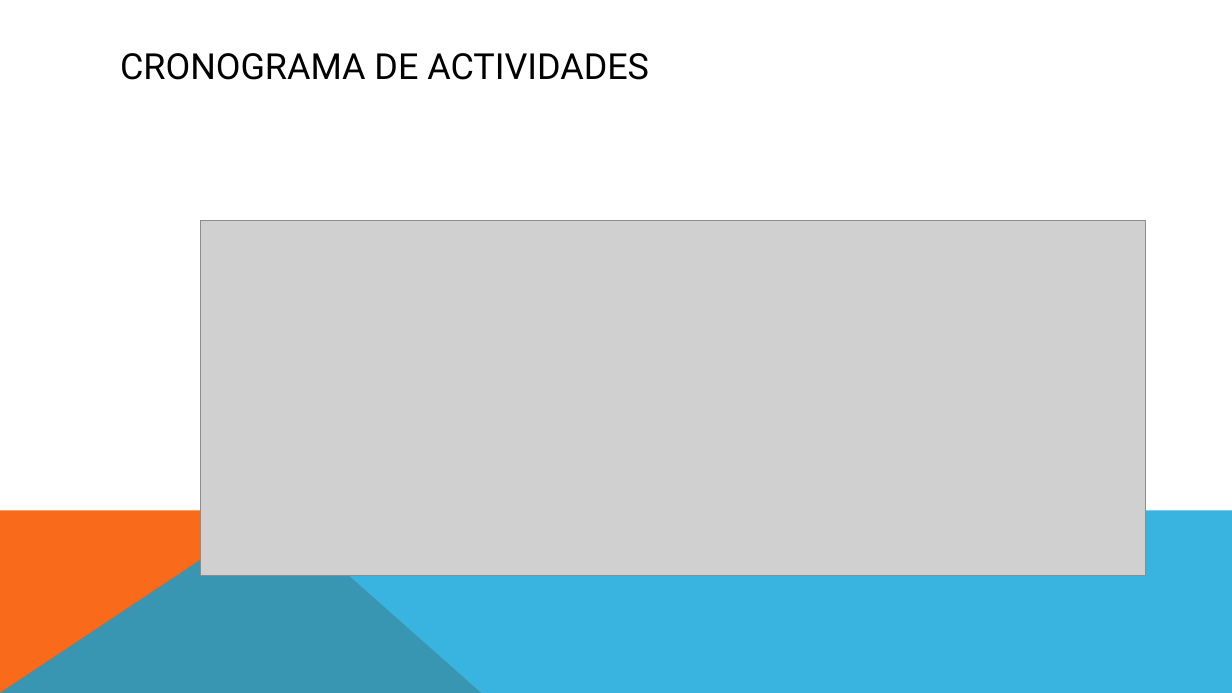
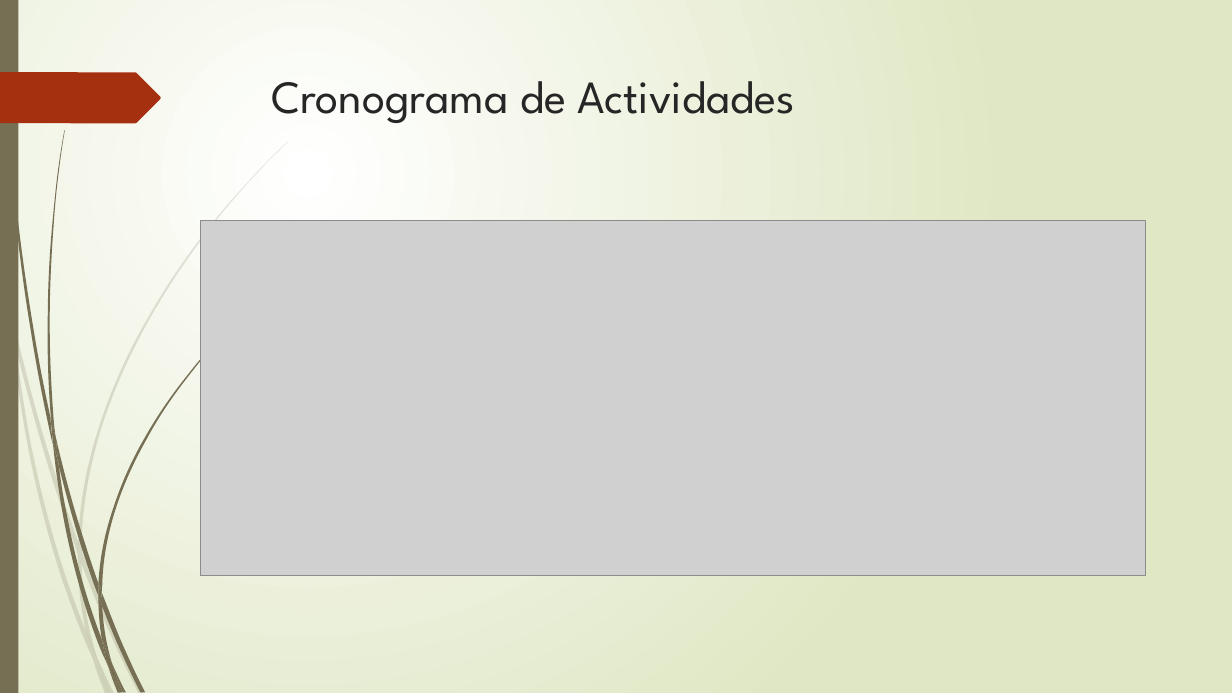
Before and after one commit to food-aid/Seminario, a slide deck: slide 10 of Food-Aid.pptx. Drawn at 1232x693 pixels with LibreOffice and Linux fonts; fonts in the diff are those of the drawing; grey boxes stand for pictures. Boxes give left, top, right and bottom in pixels: in the first picture for what was removed or moved away, otherwise in the second. Text is boxed around its words. In the diff, an @@ line names an element or a change of style, - is before the commit and + after.

```diff
--- a/Food-Aid.pptx
+++ b/Food-Aid.pptx
@@ background #FFFFFF to gradient #FFFFFF to #DFE8C4 @@
@@ rectangle added at bbox=[0, 0, 18, 693], fill #766F54 @@
@@ freeform shape added at bbox=[0, 72, 161, 123], fill #A53010 @@
@@ title "Cronograma de Actividades" at bbox=[271, 81, 795, 123]: vertical alignment middle to top @@
@@ title at bbox=[271, 81, 795, 123]: text changed; size 28 to 36 pt; font Roboto to League Spartan; text colour #000000 to #262626 @@
-CRONOGRAMA DE ACTIVIDADES
+Cronograma de Actividades
@@ freeform shape removed at bbox=[0, 510, 482, 693] @@
@@ freeform shape removed at bbox=[0, 510, 1232, 693] @@
@@ group added at bbox=[0, 141, 288, 693]: 10 freeform shapes @@
@@ group added at bbox=[3, 0, 240, 693]: 12 freeform shapes @@
```
Also in this commit, not shown: 11 other slides changed.
